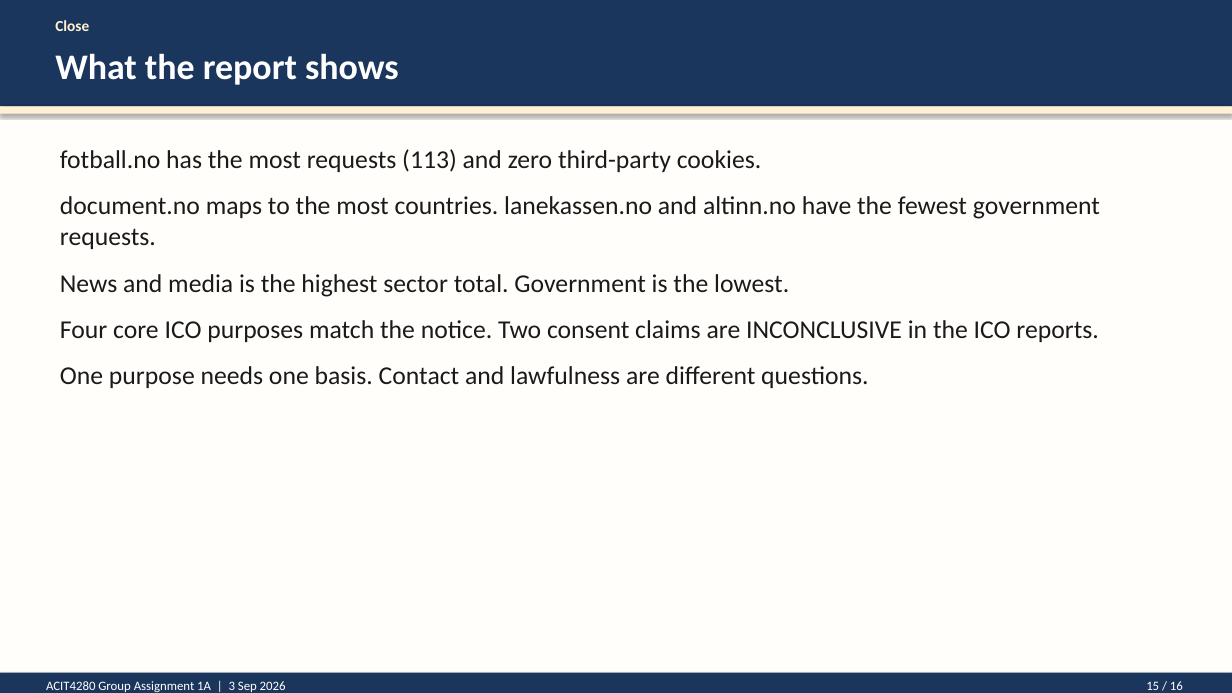
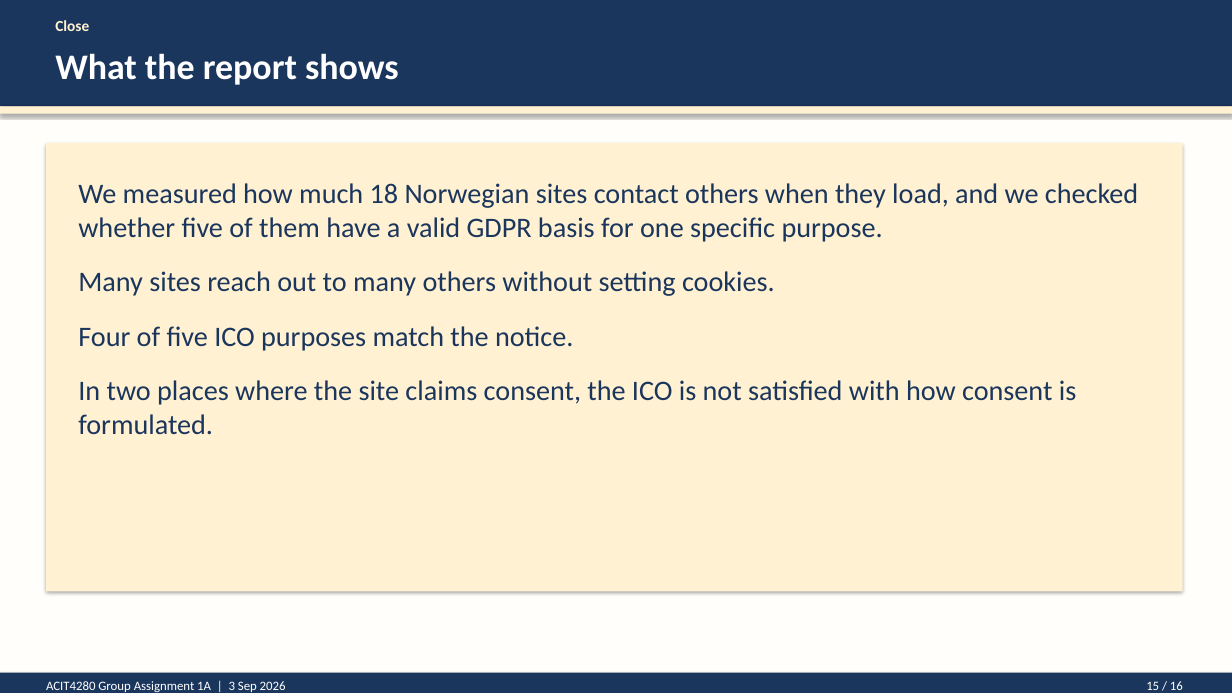
Before and after one commit to kasa031/Bacheloroppgave, a slide deck: slide 15 of ACIT4280_1A_presentation.pptx. Drawn at 1232x693 pixels with LibreOffice and Linux fonts; fonts in the diff are those of the drawing. Boxes give left, top, right and bottom in pixels: in the first picture for what was removed or moved away, otherwise in the second. Text is boxed around its words. In the diff, an @@ line names an element or a change of style, - is before the commit and + after.

```diff
--- a/ACIT4280_1A_presentation.pptx
+++ b/ACIT4280_1A_presentation.pptx
@@ rectangle added at <box>46,143,1183,592</box>, fill #FFF1D1 @@
@@ text removed at <box>60,149,1100,388</box> @@
-fotball.no has the most requests (113) and zero third-party cookies.
-document.no maps to the most countries. lanekassen.no and altinn.no have the fewest government requests.
-News and media is the highest sector total. Government is the lowest.
-Four core ICO purposes match the notice. Two consent claims are INCONCLUSIVE in the ICO reports.
-One purpose needs one basis. Contact and lawfulness are different questions.
@@ text added at <box>78,183,1138,435</box>, 22 pt, text #1B365D @@
+We measured how much 18 Norwegian sites contact others when they load, and we checked whether five of them have a valid GDPR basis for one specific purpose.
+Many sites reach out to many others without setting cookies.
+Four of five ICO purposes match the notice.
+In two places where the site claims consent, the ICO is not satisfied with how consent is formulated.
```
Also in this commit, not shown: 4 other files.
